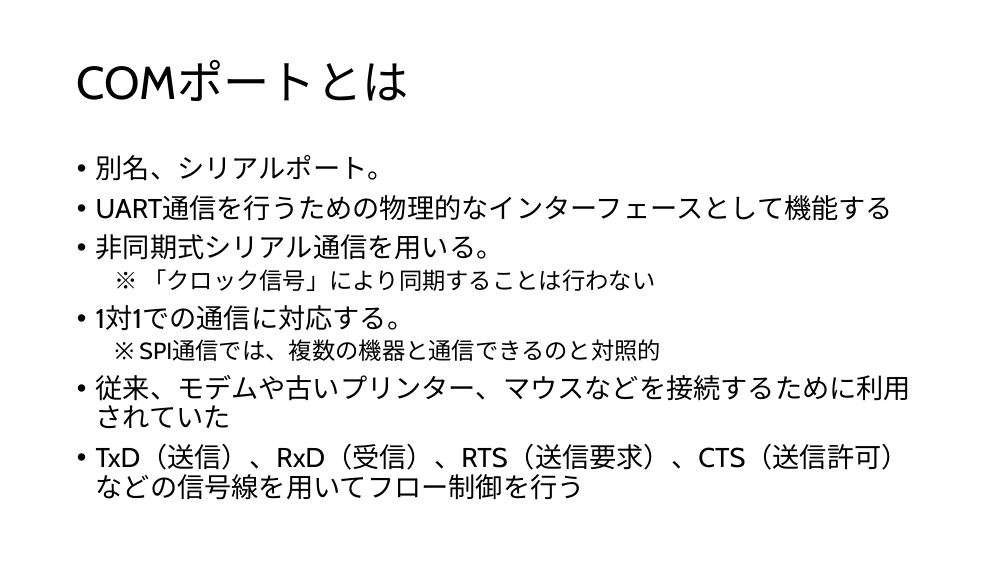
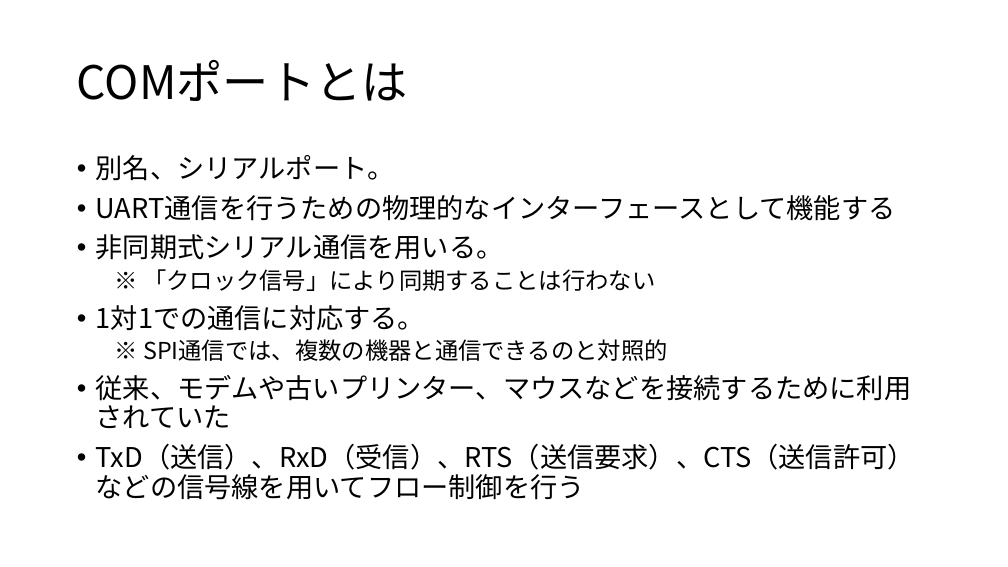
Before and after one commit to potechisakura/ren01, a slide deck: slide 25 of 01.pptx (slide 21 before the commit). Drawn at 1008x567 pixels with LibreOffice and Linux fonts; fonts in the diff are those of the drawing. Boxes give left, top, right and bottom in pixels: in the first picture for what was removed or moved away, otherwise in the second. Text is boxed around its words. In the diff, an @@ line names an element or a change of style, - is before the commit and + after.

```diff
--- a/01.pptx
+++ b/01.pptx
@@ title "COMポートとは" at [77,60,408,101]: font Cabin to Noto Sans CJK JP @@
@@ text "別名、シリアルポート。" at [96,155,915,500]: font Cabin to Noto Sans CJK JP @@
```
Also in this commit, not shown: 25 other slides changed, 3 slides added.
